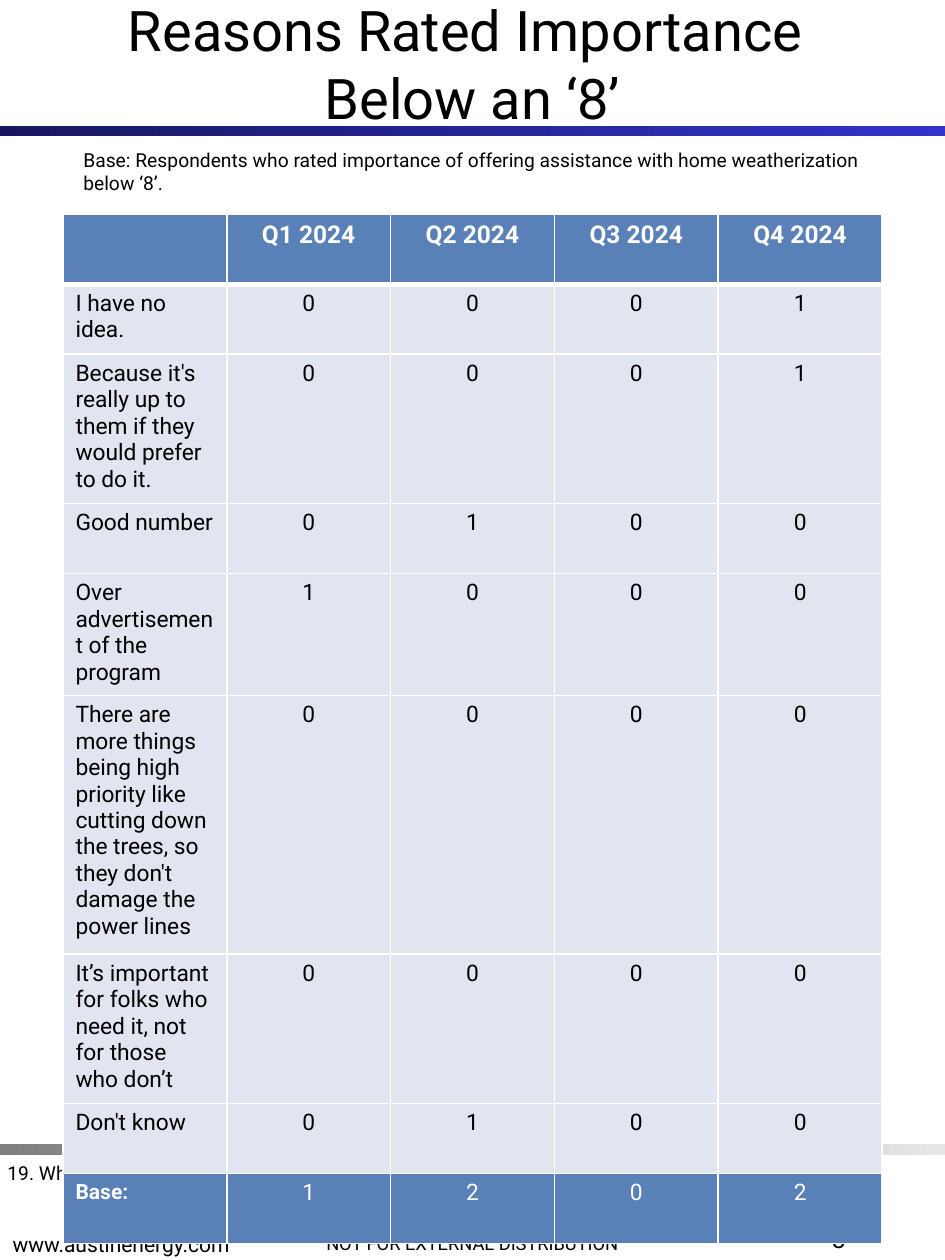
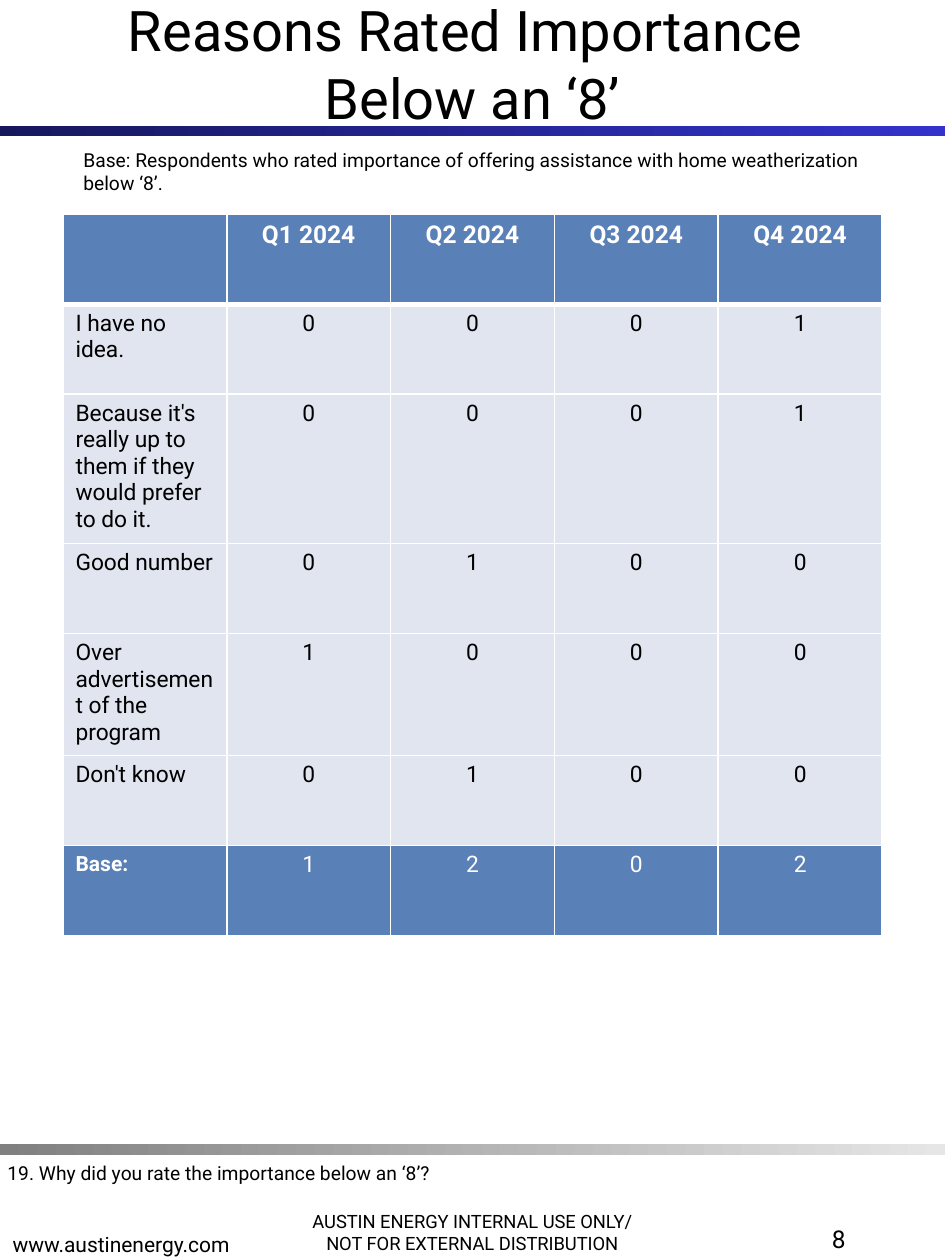
Before and after one commit to jellohead/AE_LIW_automation, a slide deck: slide 8 of src/AE_LIW_automation/output/AE_LIW_updated.pptx. Drawn at 945x1260 pixels with LibreOffice and Linux fonts; fonts in the diff are those of the drawing; background and template pictures are left out. Boxes give left, top, right and bottom in pixels: in the first picture for what was removed or moved away, otherwise in the second. Text is boxed around its words. In the diff, an @@ line names an element or a change of style, - is before the commit and + after.

```diff
--- a/src/AE_LIW_automation/output/AE_LIW_updated.pptx
+++ b/src/AE_LIW_automation/output/AE_LIW_updated.pptx
@@ table at [63,214,882,876] @@
-row 6: There are more things being high priority like cutting down the trees, so they don't damage the power lines | 0 | 0 | 0 | 0
-row 7: It’s important for folks who need it, not for those who don’t | 0 | 0 | 0 | 0
```
Also in this commit, not shown: 4 other files.
